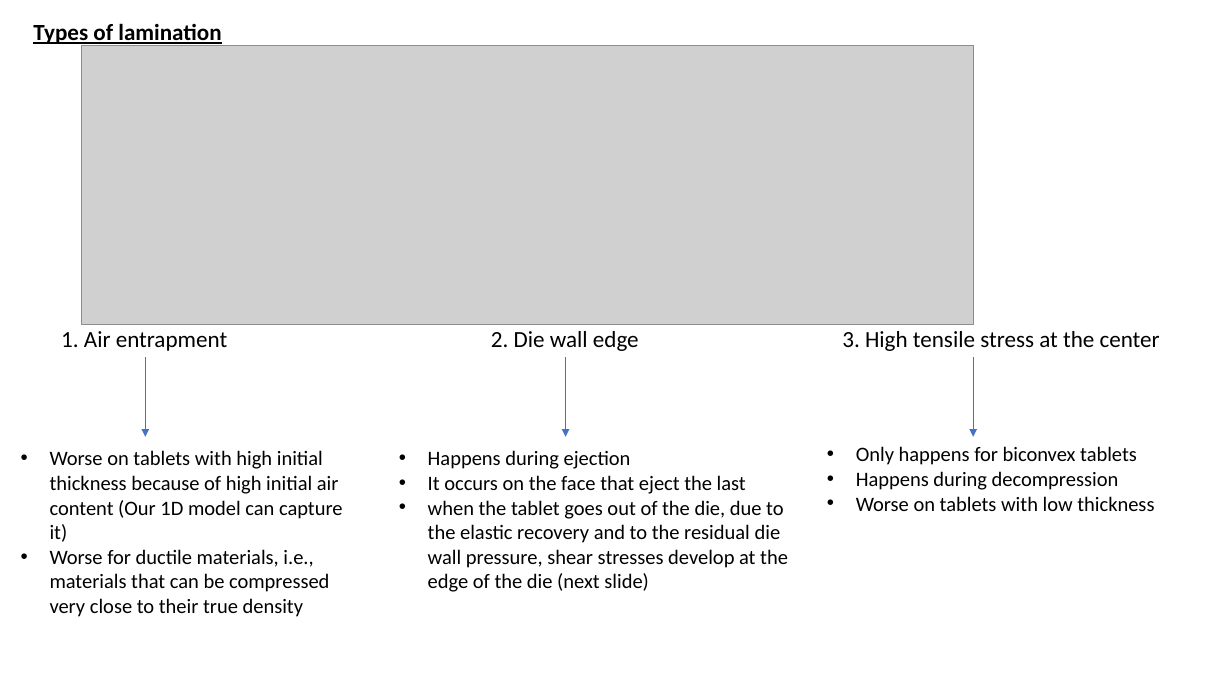
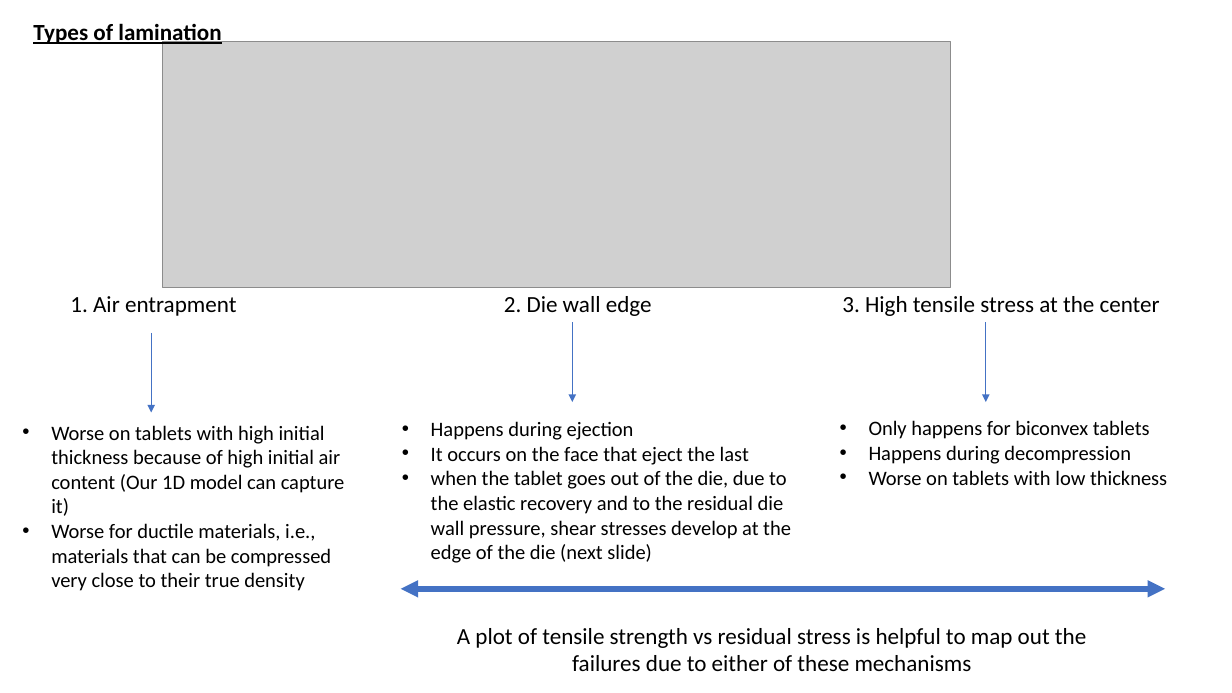
Before and after one commit to Tornado128/1D_air_entrapment_model, a slide deck: slide 1 of lamination.pptx. Drawn at 1232x693 pixels with LibreOffice and Linux fonts; fonts in the diff are those of the drawing; grey boxes stand for pictures. Boxes give left, top, right and bottom in pixels: in the first picture for what was removed or moved away, otherwise in the second. Text is boxed around its words. In the diff, an @@ line names an element or a change of style, - is before the commit and + after.

```diff
--- a/lamination.pptx
+++ b/lamination.pptx
@@ picture: place and size @@
-picture at [81, 45, 973, 324]
+picture at [163, 42, 950, 288]
@@ text "1. Air entrapment": place and size @@
-text "1. Air entrapment" at [61, 331, 227, 351]
+text "1. Air entrapment" at [70, 296, 236, 316]
@@ text "2. Die wall edge": place and size @@
-text "2. Die wall edge" at [491, 331, 639, 351]
+text "2. Die wall edge" at [504, 296, 652, 316]
@@ text "3. High tensile stress at ...": place and size @@
-text "3. High tensile stress at ..." at [842, 331, 1160, 351]
+text "3. High tensile stress at ..." at [842, 296, 1160, 316]
@@ arrow moved from (566, 357) - (566, 437) to (572, 323) - (572, 402) @@
@@ arrow moved from (973, 357) - (973, 437) to (986, 323) - (986, 402) @@
@@ arrow moved from (145, 357) - (145, 437) to (152, 333) - (152, 412) @@
@@ text "Worse on tablets with high ...": place and size @@
-text "Worse on tablets with high ..." at [50, 450, 343, 617]
+text "Worse on tablets with high ..." at [51, 425, 345, 591]
@@ text "Happens during ejection": place and size @@
-text "Happens during ejection" at [428, 450, 788, 592]
+text "Happens during ejection" at [431, 421, 791, 563]
@@ text "Only happens for biconvex tablets": place and size @@
-text "Only happens for biconvex tablets" at [856, 446, 1154, 511]
+text "Only happens for biconvex tablets" at [869, 420, 1167, 485]
@@ double arrow added from (401, 589) to (1165, 589), #4472C4 4.5 pt @@
@@ text added at [457, 628, 1086, 671], 18 pt, text #000000 @@
+A plot of tensile strength vs residual stress is helpful to map out the failures due to either of these mechanisms
```
Also in this commit, not shown: 1 slide added.
